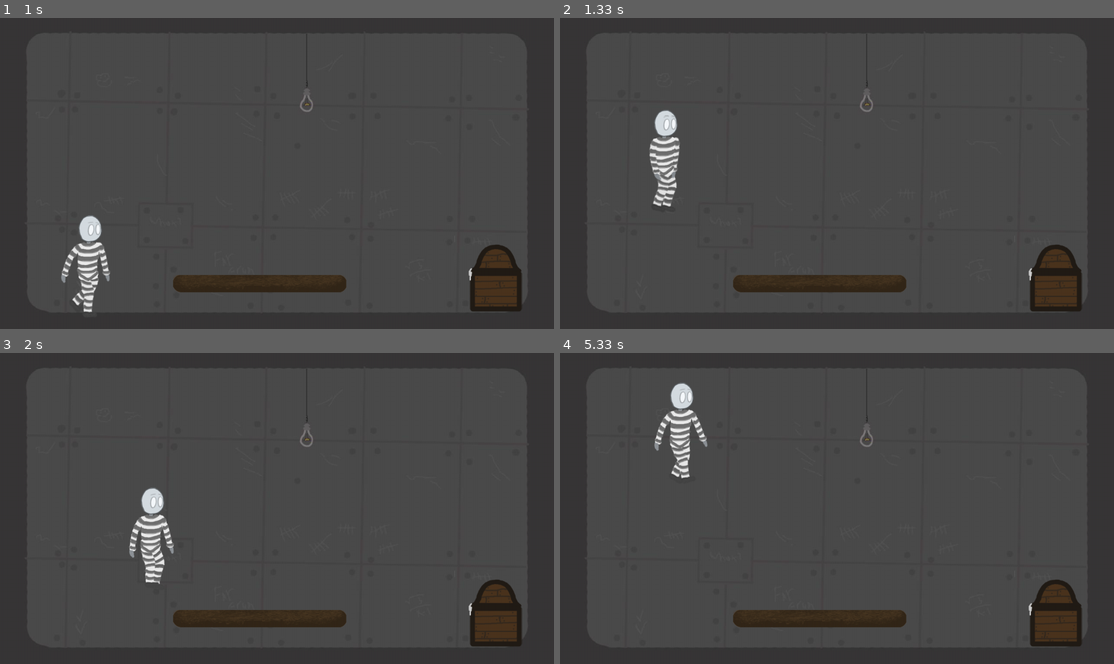
Above: before the commit, frames 1-4 (two rows, left to right).
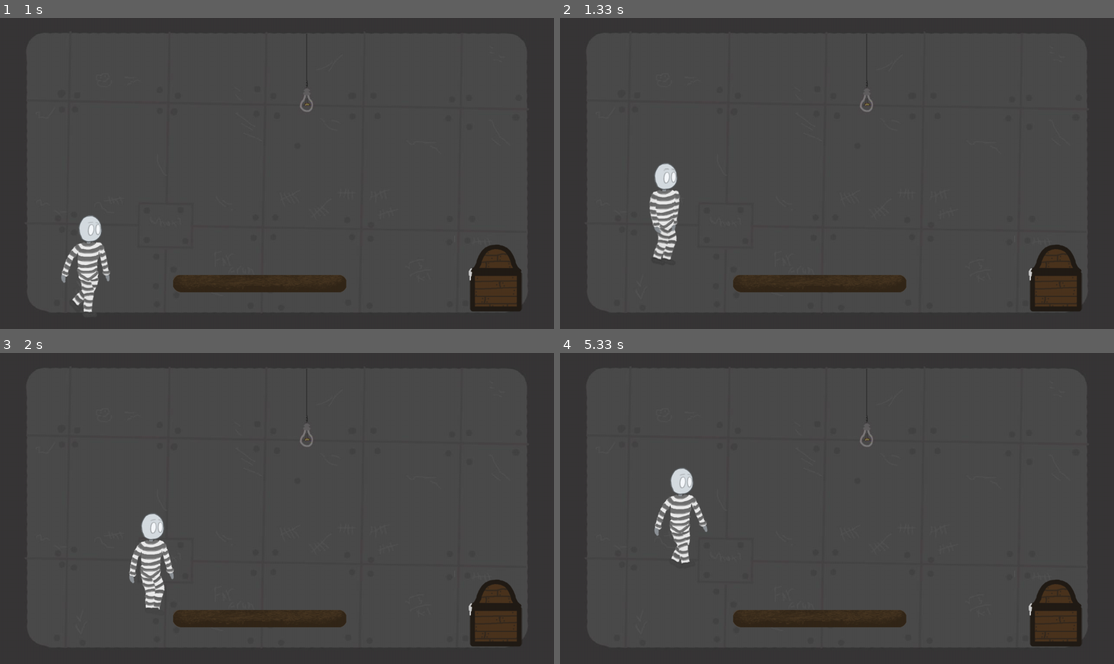
Above: after the commit, the same moments.

Repository: v-like-engine/the-cage-of-mage-pygame
Game: pygame game, started from start_game.py
The game is run twice, just before and just after one commit, with the same random seed, the same clock (stepped at 60 frames per second) and the same inputs.
Inputs (mouse positions are in pixels of both pictures, inside the frame that each line leads up to):
- Up to frame 1 (1 s): click (454, 195) at 0.38 s; hold Right from 0.67 s (still down); move the mouse to (254, 185) at 0.7 s
- Up to frame 2 (1.33 s): release Right at 1.13 s; hold Up from 1.17 s (still down)
- Up to frame 3 (2 s): release Up at 1.47 s; hold Right 1.5-1.97 s
- Up to frame 4 (5.33 s): hold Left 2-2.53 s; hold Left 2.57-2.97 s; hold Up 3-3.37 s; hold Right 3.4-4.03 s; hold Left 4.07-4.53 s; hold Right 4.57-5.03 s; hold Up from 5.07 s (still down)

Frame 1 is identical in both runs. In frame 2, 1.8% of the frame differs, in the area x 16-22%, y 29-78%; in frame 3, 1.7%; in frame 4, 2.3%, in the area x 17-27%, y 9-68%.

Commit message:
Add bugging walking on the platform

Diff:
--- a/hero_classes.py
+++ b/hero_classes.py
@@ -57,7 +57,8 @@
     def update(self, pressed=None, *borders):
         dno = borders[0].sprites()[0].coords[1]
         self.change_coords(2, dno)
-        if not pygame.sprite.spritecollideany(self, borders[0]) and self.in_jump:
+        if not pygame.sprite.spritecollideany(self, borders[0]) and self.in_jump and \
+                not pygame.sprite.spritecollideany(self, self.platforms):
             self.movement_coefficients = self.movement_coefficients[0], self.movement_coefficients[1] + self.g
         else:
             self.movement_coefficients = self.movement_coefficients[0], 0
--- a/level_mask.py
+++ b/level_mask.py
@@ -17,7 +17,7 @@
         self.border_b = pygame.sprite.Group()
         self.borders = pygame.sprite.Group()
         self.platforms = pygame.sprite.Group()
-        self.mage = Mage(50, 456, 240, 360, 480, self.FPS, self.platforms)
+        self.mage = Mage(50, 456, 240, 360, 240, self.FPS, self.platforms)
         self.mage.add(self.all_sprites)
         self.mage.add(self.mage_group)
 
